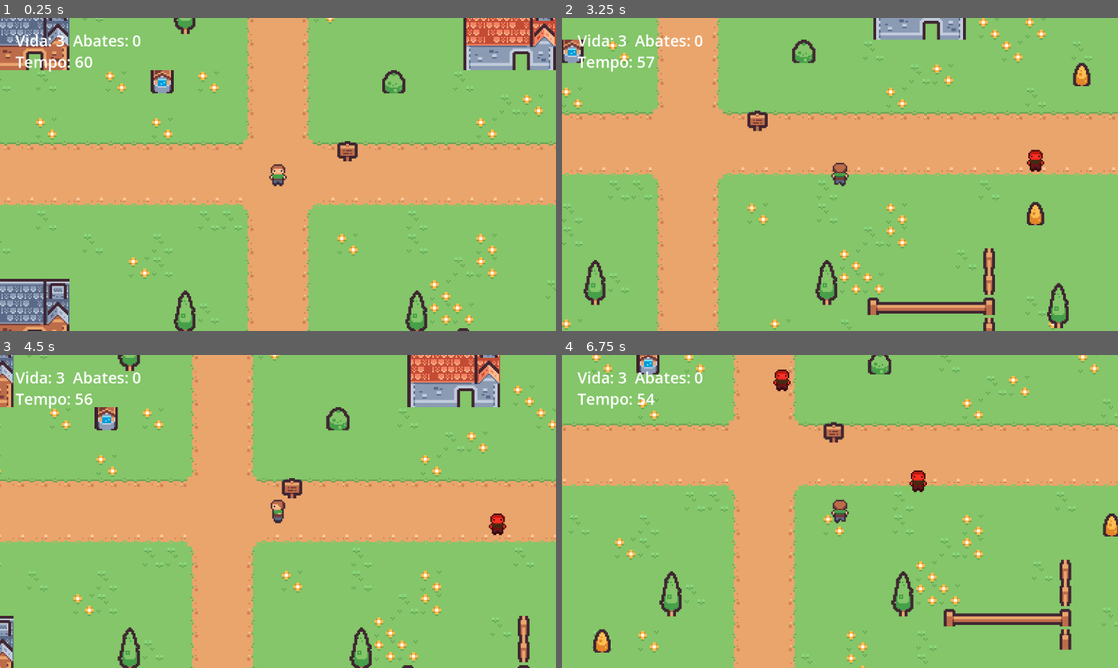
Above: before the commit, frames 1-4 (two rows, left to right).
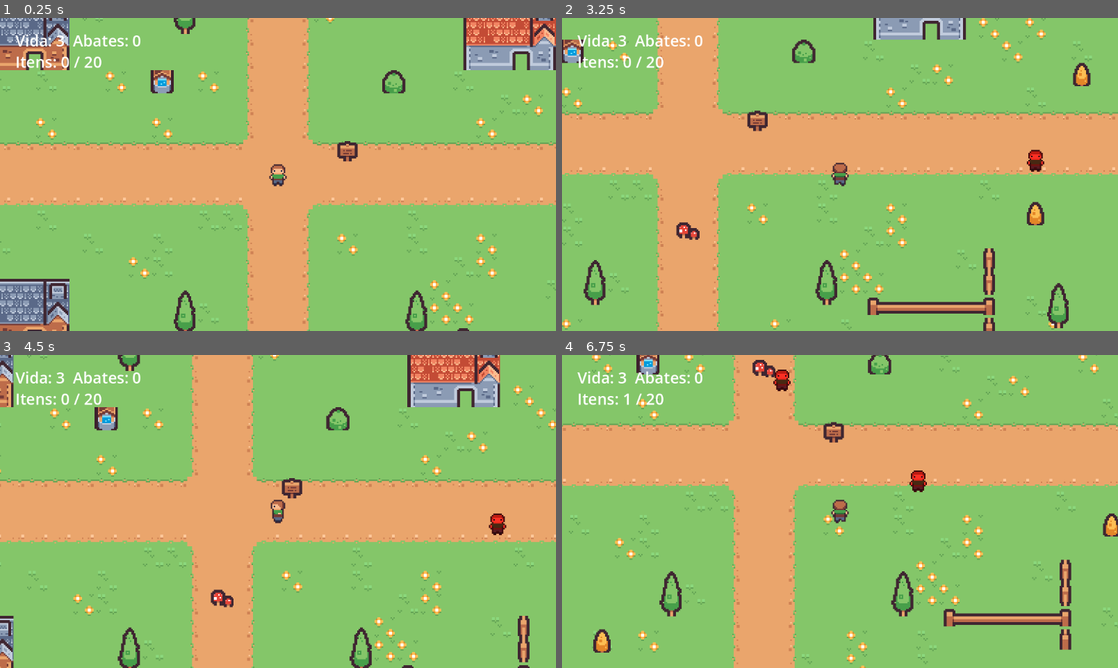
Above: after the commit, the same moments.

Repository: rodrigoraa/projetop2
Game: Godot game, scene res://scenes/pantano.tscn
The game is run twice, just before and just after one commit, with the same random seed, the same clock (stepped at 60 frames per second) and the same inputs.
Inputs:
- Up to frame 1 (0.25 s): no input
- Up to frame 2 (3.25 s): tap Enter (ui_accept) at 0.5, 0.6, 0.77, 1.07, 1.52, 1.55, 1.82, 2.1, 3.02, 3.05 s; hold D (right) 0.53-1.28 s; hold S (down) 1.28-2.03 s; tap Space (atacar) at 1.35, 2.85 s; hold D (right) 2.03-2.78 s; hold W (up) from 2.78 s (still down)
- Up to frame 3 (4.5 s): tap Enter (ui_accept) at 3.32, 3.6, 3.77, 4.07 s; release W (up) at 3.53 s; hold A (left) from 3.53 s (still down); tap Space (atacar) at 4.35 s
- Up to frame 4 (6.75 s): tap Enter (ui_accept) at 4.52, 4.55, 4.82, 5.1, 6.02, 6.05, 6.32, 6.6 s; release A (left) at 5.03 s; hold S (down) 5.03-5.78 s; hold D (right) 5.78-6.53 s; tap Space (atacar) at 5.85 s; hold W (up) from 6.53 s (still down)

The runs differ from the first frame. In frame 1, 0.3% of the frame differs, in the area x 2-19%, y 12-18%; in frame 2, 0.5%; in frame 3, 0.5%, in the area x 2-42%, y 12-81%; in frame 4, 0.5%.

Commit message:
aula-10: definir a coleta de vinte itens

Diff:
--- /dev/null
+++ b/entities/item.tscn
@@ -0,0 +1,22 @@
+[gd_scene load_steps=4 format=3]
+
+[ext_resource type="Script" path="res://scripts/item.gd" id="1"]
+[ext_resource type="Texture2D" path="res://sprites/tiny-town.png" id="2"]
+
+[sub_resource type="CircleShape2D" id="CircleShape2D_item"]
+radius = 6.0
+
+[node name="Item" type="Area2D" groups=["item"]]
+collision_layer = 0
+collision_mask = 2
+script = ExtResource("1")
+
+[node name="Sprite2D" type="Sprite2D" parent="."]
+texture = ExtResource("2")
+region_enabled = true
+region_rect = Rect2(80, 32, 16, 16)
+
+[node name="CollisionShape2D" type="CollisionShape2D" parent="."]
+shape = SubResource("CircleShape2D_item")
+
+[connection signal="body_entered" from="." to="." method="_on_body_entered"]
--- a/scenes/pantano.tscn
+++ b/scenes/pantano.tscn
@@ -5,6 +5,8 @@
 [ext_resource type="PackedScene" path="res://entities/inimigo.tscn" id="2_70aa4"]
 [ext_resource type="PackedScene" path="res://entities/jogador.tscn" id="2_mi3iu"]
 [ext_resource type="Script" path="res://scripts/jogador.gd" id="3_0nf06"]
+
+[ext_resource type="PackedScene" path="res://entities/item.tscn" id="item_coleta"]
 
 [sub_resource type="NavigationPolygon" id="NavigationPolygon_0nf06"]
 vertices = PackedVector2Array(390, 98, 410, 118, 374, 118, 266, 114, 266, 62, 602, 170, 602, 134, 614, 26, 614, 358, 90 …(826 unchanged characters)…
@@ -16,6 +18,7 @@
 [node name="Pantano" type="Node2D" unique_id=2100488920]
 script = ExtResource("1_0nf06")
 cena_inimigo = ExtResource("2_70aa4")
+cena_item = ExtResource("item_coleta")
 
 [node name="Navegacao" type="NavigationRegion2D" parent="." unique_id=1298136510]
 navigation_polygon = SubResource("NavigationPolygon_0nf06")
@@ -55,7 +58,7 @@
 [node name="Relogio" type="Timer" parent="." unique_id=92095715]
 wait_time = 60.0
 one_shot = true
-autostart = true
+autostart = false
 
 [node name="HUD" type="CanvasLayer" parent="." unique_id=166077906]
 
@@ -75,5 +78,38 @@
 theme_override_font_sizes/font_size = 32
 text = "Tempo: 0"
 
+
+[node name="Pontos" type="Node2D" parent="."]
+
+[node name="Ponto1" type="Marker2D" parent="Pontos"]
+position = Vector2(120, 200)
+
+[node name="Ponto2" type="Marker2D" parent="Pontos"]
+position = Vector2(220, 200)
+
+[node name="Ponto3" type="Marker2D" parent="Pontos"]
+position = Vector2(400, 200)
+
+[node name="Ponto4" type="Marker2D" parent="Pontos"]
+position = Vector2(520, 200)
+
+[node name="Ponto5" type="Marker2D" parent="Pontos"]
+position = Vector2(312, 80)
+
+[node name="Ponto6" type="Marker2D" parent="Pontos"]
+position = Vector2(312, 140)
+
+[node name="Ponto7" type="Marker2D" parent="Pontos"]
+position = Vector2(312, 260)
+
+[node name="Ponto8" type="Marker2D" parent="Pontos"]
+position = Vector2(312, 320)
+
+[node name="Itens" type="Timer" parent="."]
+wait_time = 3.0
+autostart = true
+
 [connection signal="timeout" from="Horda" to="." method="_on_horda_timeout"]
 [connection signal="timeout" from="Relogio" to="." method="_on_relogio_timeout"]
+
+[connection signal="timeout" from="Itens" to="." method="_on_itens_timeout"]
--- /dev/null
+++ b/scripts/item.gd
@@ -0,0 +1,11 @@
+# Base: ficha Coleta da Aula 10 do Prof. Ezefferth.
+extends Area2D
+
+var coletado := false
+
+func _on_body_entered(_body: Node2D) -> void:
+	if coletado:
+		return
+	coletado = true
+	get_tree().current_scene.coletou()
+	queue_free()
--- a/scripts/pantano.gd
+++ b/scripts/pantano.gd
@@ -2,8 +2,10 @@
 extends Node2D
 
 @export var cena_inimigo: PackedScene
+@export var cena_item: PackedScene
 var finalizada := false
 var abates := 0
+var coletados := 0
 
 @onready var horda: Timer = $Horda
 @onready var relogio: Timer = $Relogio
@@ -13,7 +15,7 @@
 
 func _process(_delta: float) -> void:
 	texto_vida.text = "Vida: %d  Abates: %d" % [jogador.vida, abates]
-	texto_tempo.text = "Tempo: %d" % ceili(relogio.time_left)
+	texto_tempo.text = "Itens: %d / 20" % coletados
 
 func _on_horda_timeout() -> void:
 	if finalizada:
@@ -26,7 +28,7 @@
 	horda.wait_time = maxf(0.5, horda.wait_time * 0.95)
 
 func _on_relogio_timeout() -> void:
-	vencer()
+	pass
 
 func vencer() -> void:
 	encerrar("res://scenes/vitoria.tscn")
@@ -40,9 +42,24 @@
 	finalizada = true
 	horda.stop()
 	relogio.stop()
+	$Itens.stop()
 	# call_deferred: troca de cena só no fim do quadro, quando a física terminou.
 	get_tree().change_scene_to_file.call_deferred(destino)
 
 func inimigo_morreu(_inimigo: Node2D) -> void:
 	if not finalizada:
 		abates += 1
+
+func _on_itens_timeout() -> void:
+	if finalizada:
+		return
+	var item := cena_item.instantiate() as Area2D
+	item.global_position = $Pontos.get_children().pick_random().global_position
+	add_child(item)
+
+func coletou() -> void:
+	if finalizada:
+		return
+	coletados += 1
+	if coletados >= 20:
+		vencer()
Binary file changed: docs/partida.png
Not shown, added: scripts/item.gd.uid
Not shown, changed: DEVLOG.md
Not shown, changed: README.md
